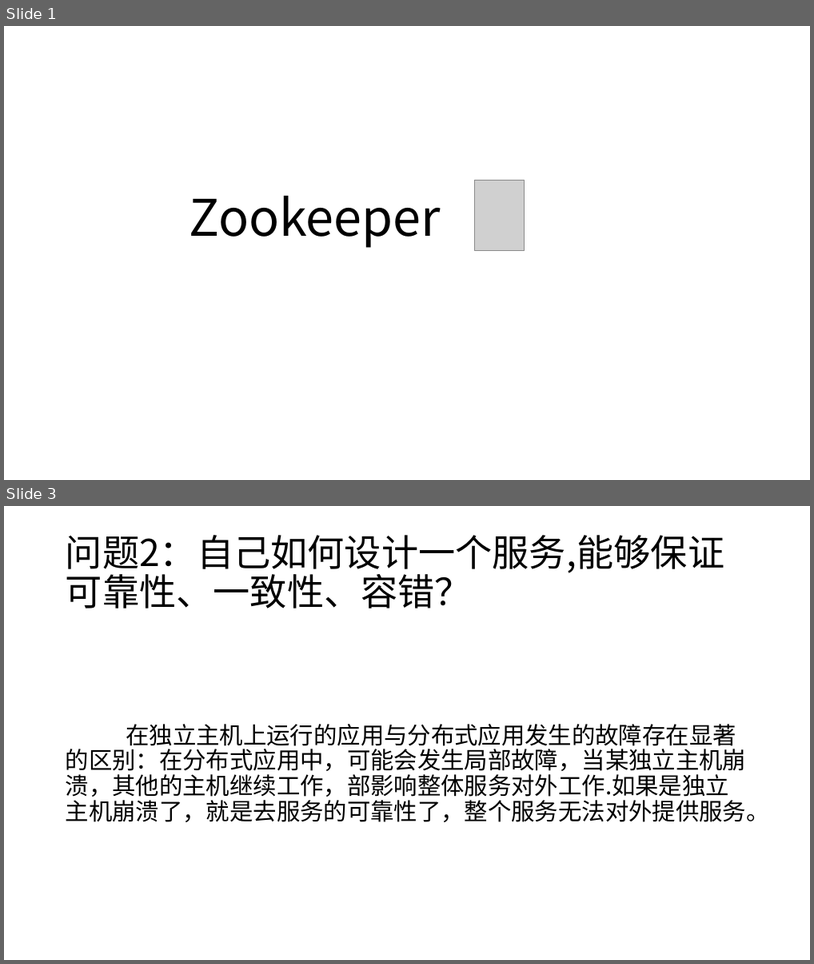
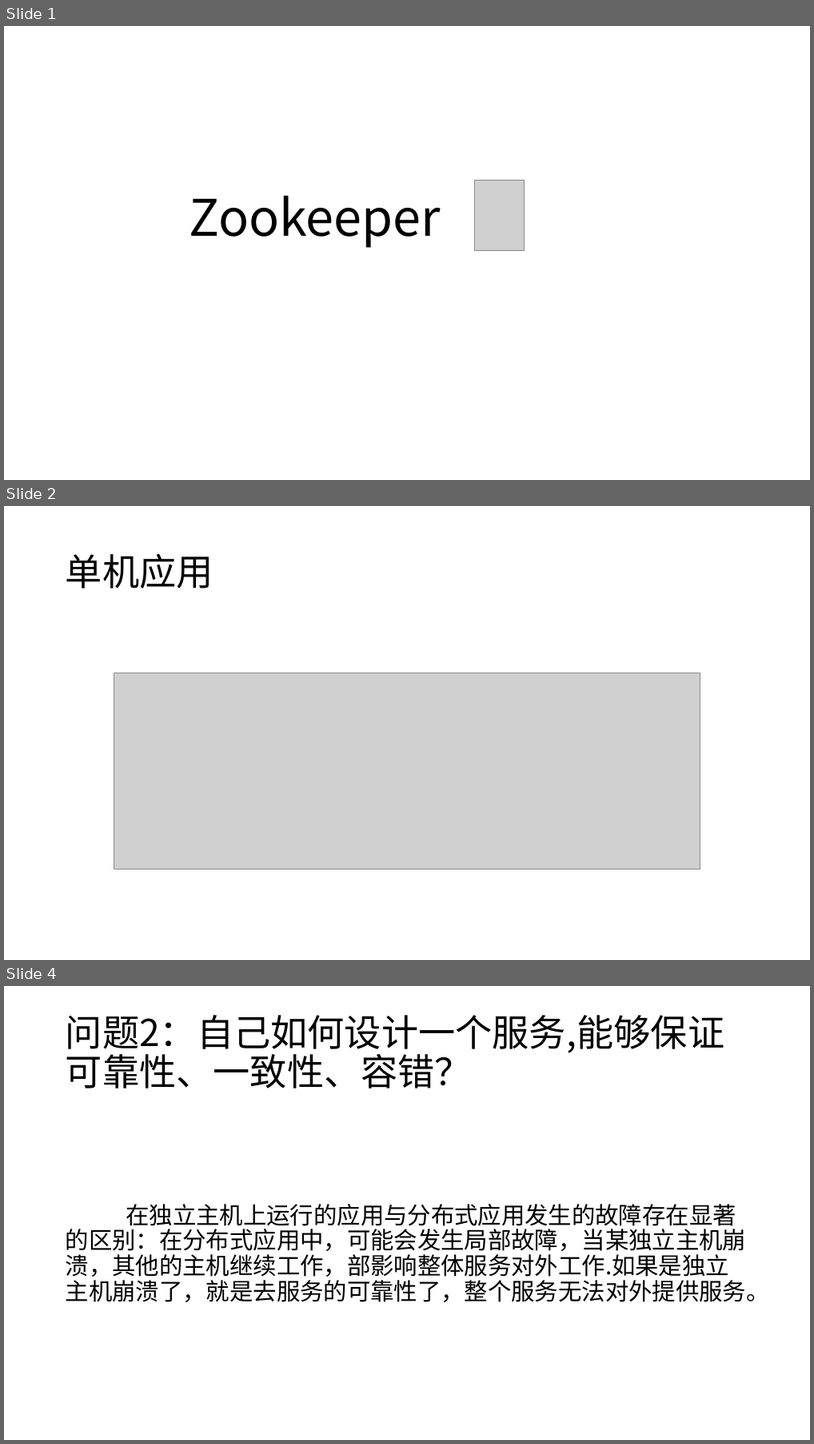
Before and after one commit to moxingwang/zookeeper, a slide deck: zookeeper.pptx. Shown one above the other, each under a label of ours: slides 1 and 3 before the commit, slides 1, 2 and 4 after it; the slides between them are not shown. The pictures are 814x964 and 814x1444 pixels, drawn with LibreOffice and Linux fonts; fonts in the diff are those of the drawing; grey boxes stand for pictures. Boxes give left, top, right and bottom in pixels: in the first picture for what was removed or moved away, otherwise in the second. Text is boxed around its words. In the diff, an @@ line names an element or a change of style, - is before the commit and + after.

```diff
--- a/zookeeper.pptx
+++ b/zookeeper.pptx
@@ slide 2 added at [4, 506, 810, 960], background #FFFFFF @@
@@ title added at [66, 554, 214, 588], 44 pt, text #000000 @@
+单机应用
@@ picture added at [114, 673, 701, 869] @@
@@ what was slide 3 is now slide 4 @@
```
Also in this commit, not shown: 1 other slide added, 1 slide removed.
